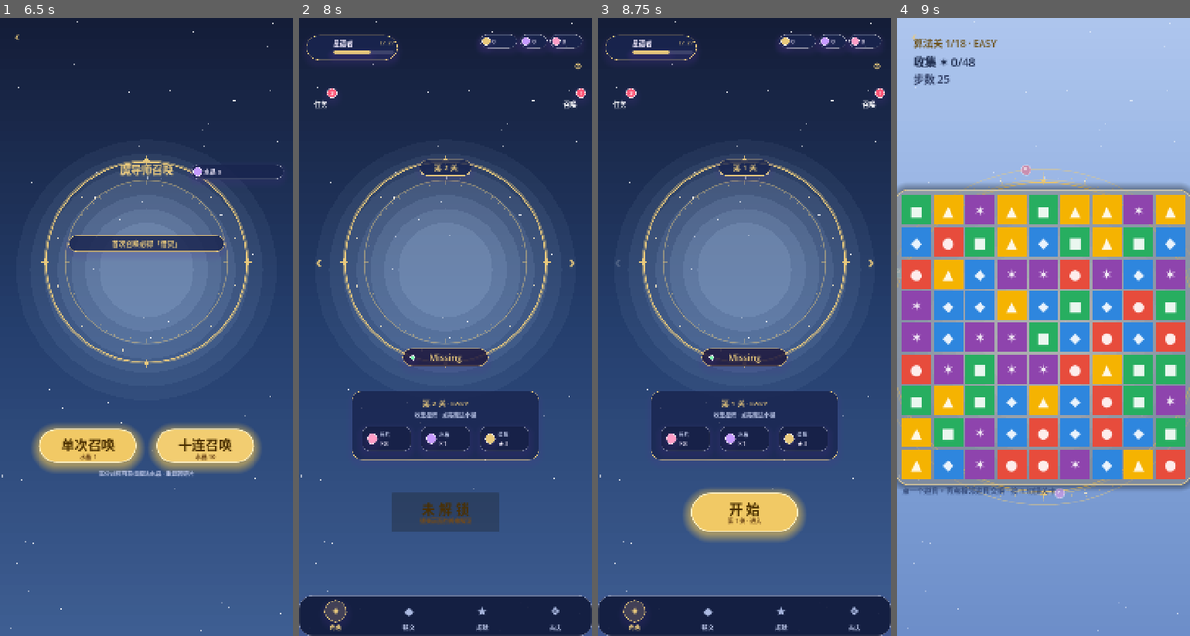
Above: before the commit, frames 1-4 (left to right).
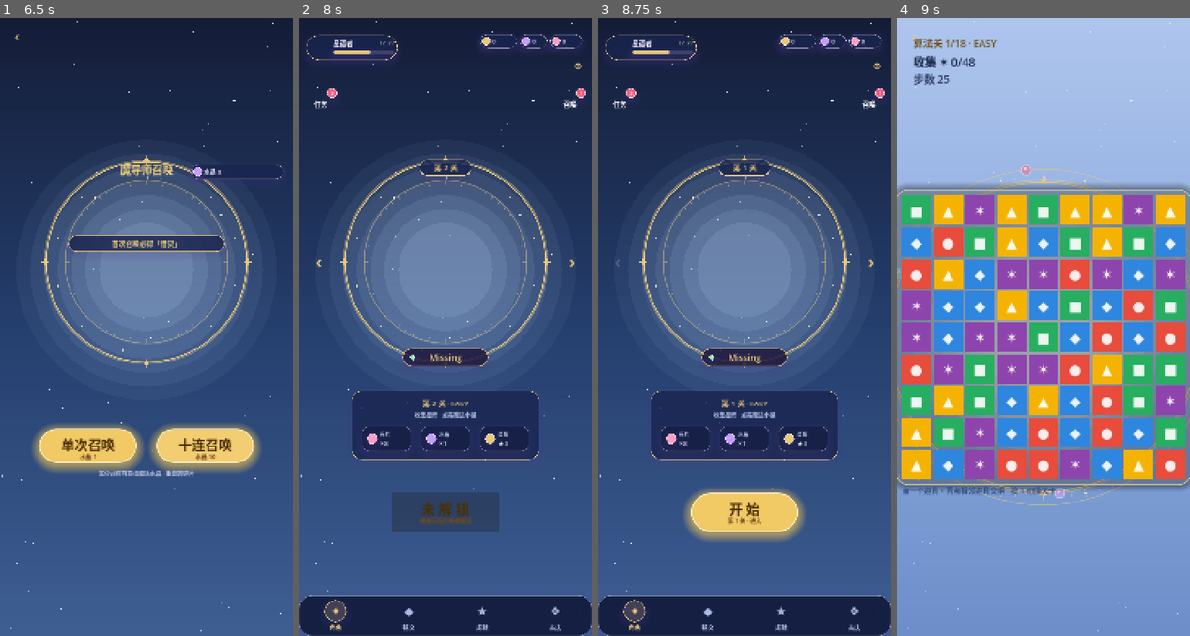
Above: after the commit, the same moments.

Repository: kumaloha/Polaris
Game: Godot game, scene res://main.tscn
Two runs of this game, one before a commit and one after it. Both use one fixed random seed, a clock stepped at 60 frames per second and the inputs below.
Inputs:
- Up to frame 1 (6.5 s): click "⚙" at 0.5 s; click "‹" at 1.25 s; click "任务" at 2 s; click "✦" at 2.75 s; click "‹" at 3.5 s; click "召唤" at 4.25 s; click "单次召唤" at 5 s; click "十连召唤" at 5.75 s
- Up to frame 2 (8 s): click "‹" at 6.5 s; click "›" at 7.25 s
- Up to frame 3 (8.75 s): click "‹" at 8 s
- Up to frame 4 (9 s): click "开 始" at 8.75 s

Frames 1-3 are identical in both runs. In frame 4, 1.7% of the frame differs, in the area x 0-100%, y 28-76%.

Commit message:
fix(game): 棋盘底色调淡,不抢眼
反馈(棋盘底色应更不抢眼): 格子奶白 alpha 0.52→0.22、软底框 0.28→0.13,并略提亮偏中性。浅蓝背景透出更多,底色后退,棋子当主角。

Co-Authored-By: Claude Opus 4.8 <noreply@anthropic.com>

🤖 Generated with [Claude Code](https://claude.com/claude-code)

Diff:
--- a/godot/view/game.gd
+++ b/godot/view/game.gd
@@ -254,7 +254,7 @@
 	_frame.z_index = -5
 	_frame.mouse_filter = Control.MOUSE_FILTER_IGNORE
 	var fs := StyleBoxFlat.new()
-	fs.bg_color = Color(0.97, 0.94, 0.85, 0.28)   # 奶白软底(对齐 board.png)
+	fs.bg_color = Color(0.97, 0.96, 0.92, 0.13)   # 奶白软底(调淡，不抢眼)
 	fs.set_corner_radius_all(30)
 	fs.set_border_width_all(2)
 	fs.border_color = Color("e9c97c")
@@ -513,7 +513,7 @@
 			else:
 				tex = piece_tex[sp].get(ME.SP_NONE)   # 横/竖/炸/普通都用干净基础宝石；方向由 bu 光条指示(替掉烤死的脏光束)
 		if tex != null:
-			rect.color = Color(0.96, 0.93, 0.83, 0.52)   # 奶白格(对齐 board.png)
+			rect.color = Color(0.96, 0.95, 0.90, 0.22)   # 奶白格(调淡，不抢眼，让棋子当主角)
 			pr.texture = tex
 			pr.visible = true
 			lab.text = ""
